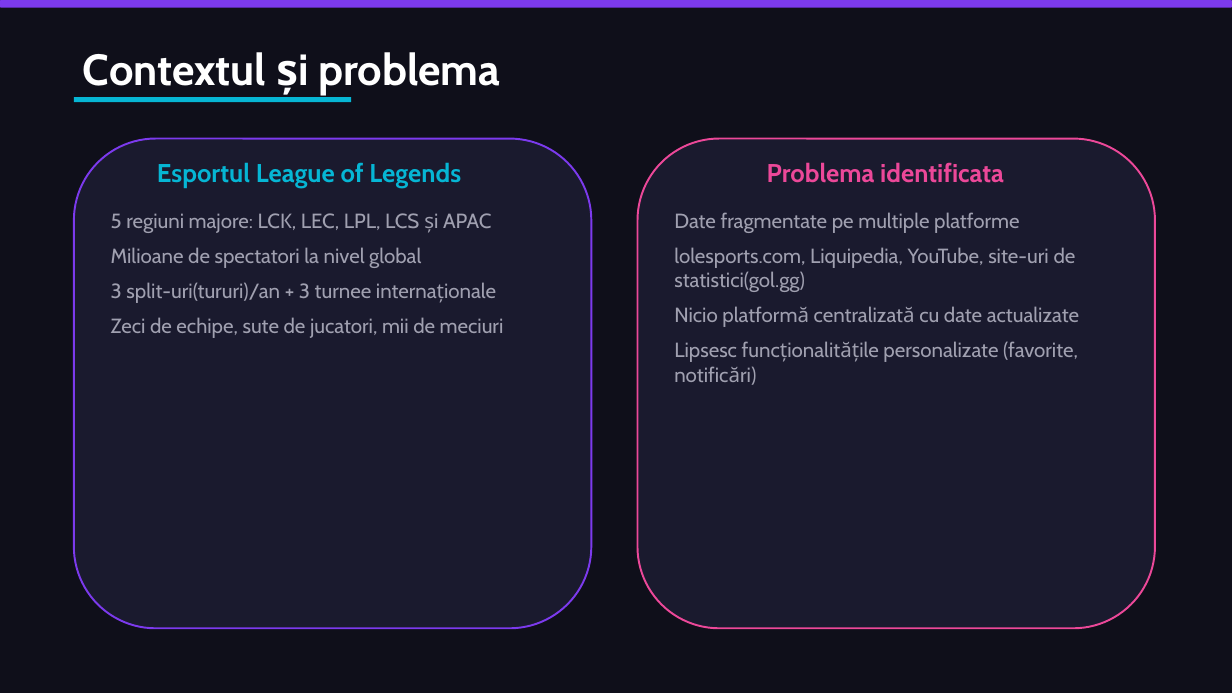
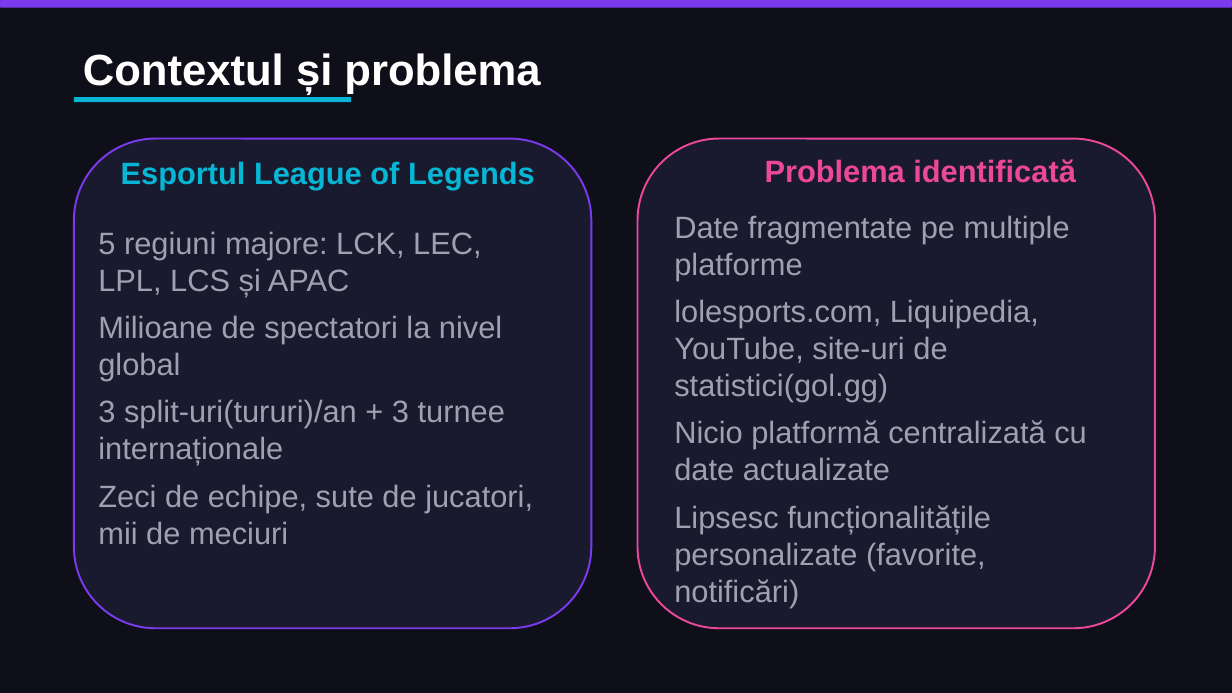
Before and after one commit to MarioCioara/licenta, a slide deck: slide 2 of Cioara_Mario_Prezentare_AIA_Licenta.pptx. Drawn at 1232x693 pixels with LibreOffice and Linux fonts; fonts in the diff are those of the drawing. Boxes give left, top, right and bottom in pixels: in the first picture for what was removed or moved away, otherwise in the second. Text is boxed around its words. In the diff, an @@ line names an element or a change of style, - is before the commit and + after.

```diff
--- a/Cioara_Mario_Prezentare_AIA_Licenta.pptx
+++ b/Cioara_Mario_Prezentare_AIA_Licenta.pptx
@@ text "Contextul și problema" at <box>83,53,540,94</box>: font Cabin to Arial @@
@@ text "Esportul League of Legends": place and size @@
-text "Esportul League of Legends" at <box>157,162,461,188</box>
+text "Esportul League of Legends" at <box>121,161,535,190</box>
@@ text "Esportul League of Legends" at <box>121,161,535,190</box>: size 20 to 24 pt, font Cabin to Arial @@
@@ text at <box>765,159,1076,183</box>: text changed; size 20 to 24 pt; font Cabin to Arial @@
-Problema identificata
+Problema identificată
@@ text "Date fragmentate pe multiple platforme" at <box>674,215,1087,607</box>: size 16 to 24 pt, font Cabin to Arial @@
@@ text "5 regiuni majore: LCK, LEC, ..." at <box>98,231,533,544</box>: size 16 to 24 pt, font Cabin to Arial @@
@@ text "5 regiuni majore: LCK, LEC, ...": place and size @@
-text "5 regiuni majore: LCK, LEC, ..." at <box>111,213,504,338</box>
+text "5 regiuni majore: LCK, LEC, ..." at <box>98,231,533,544</box>
```
Also in this commit, not shown: 7 other slides changed.
